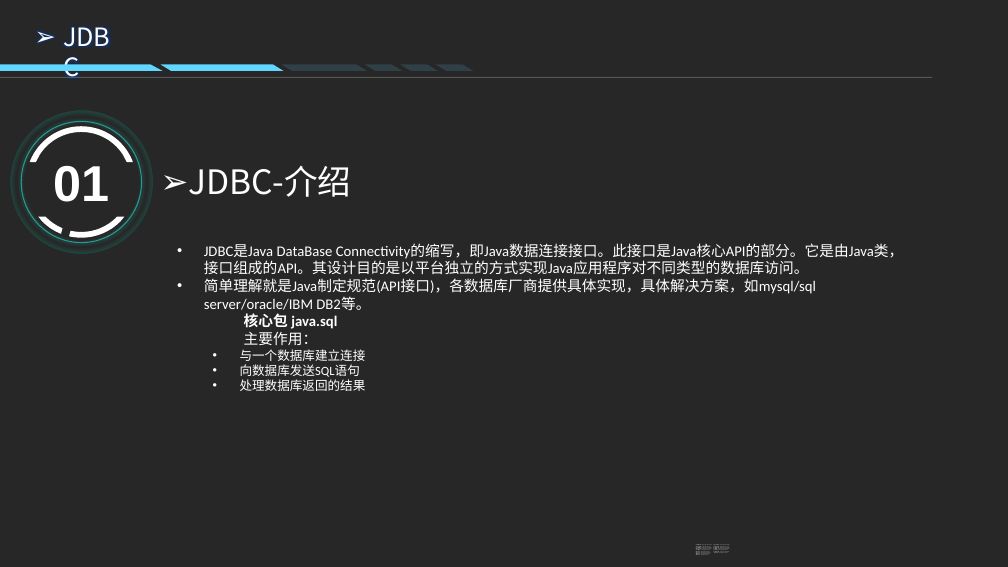
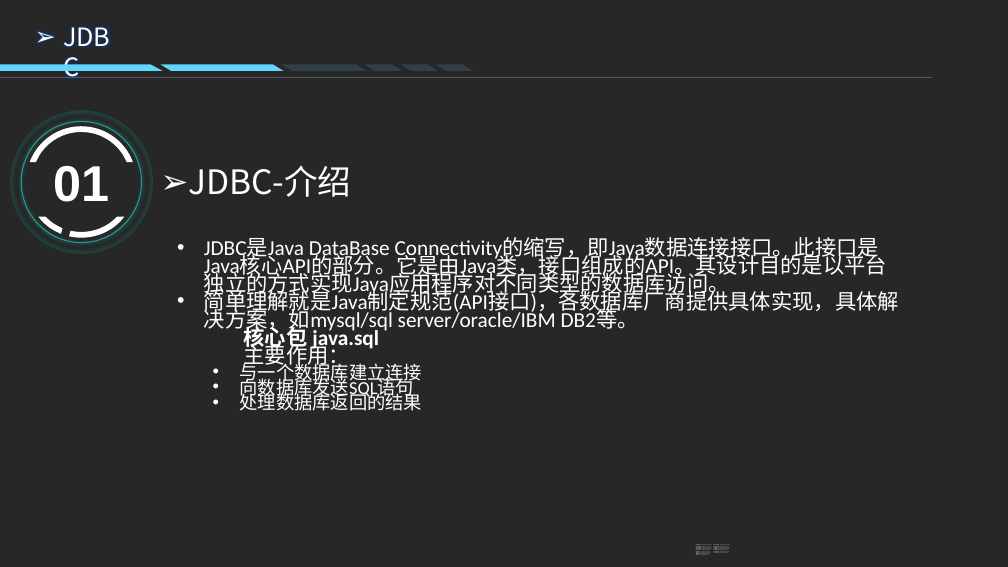
Before and after one commit to chirongqi/study-java-dao, a slide deck: slide 4 of mybatis技术分享/MyBatis技术分享.pptx. Drawn at 1008x567 pixels with LibreOffice and Linux fonts; fonts in the diff are those of the drawing; background and template pictures are left out; a plain dark background stands for a picture behind light text. Boxes give left, top, right and bottom in pixels: in the first picture for what was removed or moved away, otherwise in the second. Text is boxed around its words. In the diff, an @@ line names an element or a change of style, - is before the commit and + after.

```diff
--- a/mybatis技术分享/MyBatis技术分享.pptx
+++ b/mybatis技术分享/MyBatis技术分享.pptx
@@ text "JDBC是Java DataBase Connectivity的缩写，即Java数据连接接口。此接口是Java核心API ..." at [204,238,899,411]: size 14 to 20.3 pt in "JDBC是Java DataBase Connectivity的缩写，即Java数据连接接口。此接口是Java核心API ...", "简单理解就是Java制定规范(API接口)，各数据库厂商提供具体实现，具体解决方案，如mysql/sql server/ ...", "核心包 java.sql", "主要作用："; size 12 to 17.4 pt in "与一个数据库建立连接", "向数据库发送SQL语句", "处理数据库返回的结果"; line spacing 0.9 to 0.7 @@
```
Also in this commit, not shown: 8 other slides changed, 1 slide added, 1 other file.
